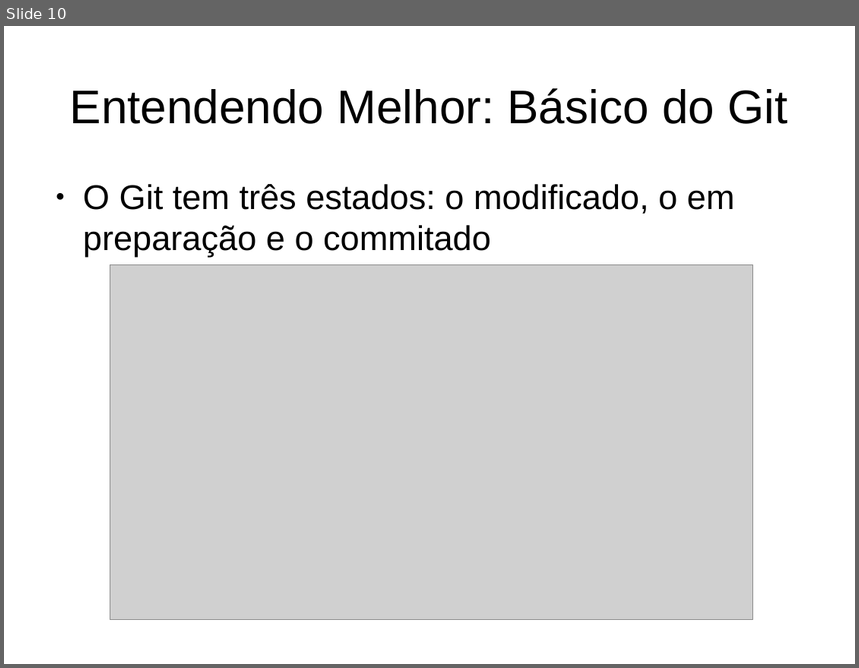
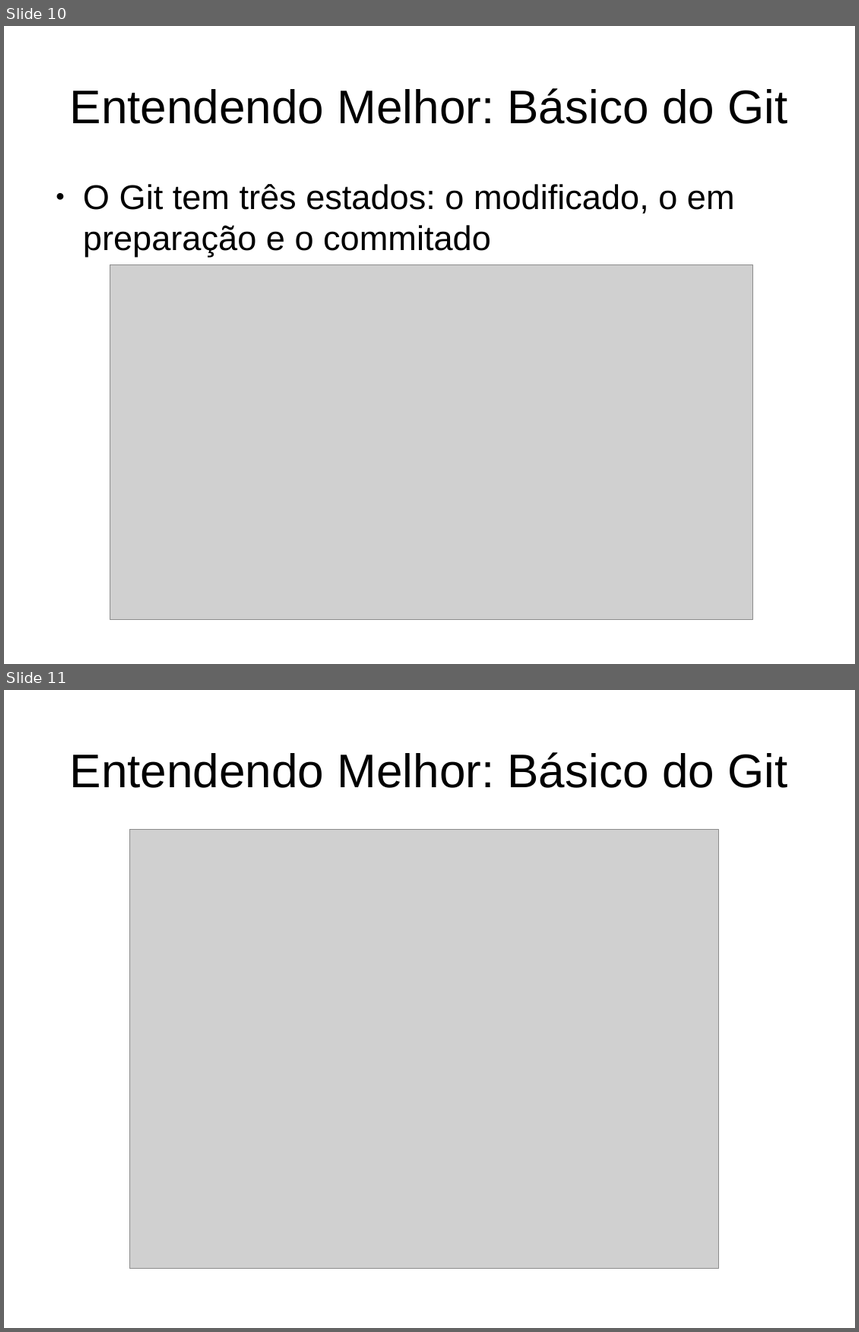
Before and after one commit to LucasElArruda/treinamento_git, a slide deck: capacita_git.odp. Shown one above the other, each under a label of ours: slide 10 before the commit, slides 10 and 11 after it. The pictures are 859x668 and 859x1332 pixels, drawn with LibreOffice and Linux fonts; fonts in the diff are those of the drawing; grey boxes stand for pictures. Boxes give left, top, right and bottom in pixels: in the first picture for what was removed or moved away, otherwise in the second. Text is boxed around its words. In the diff, an @@ line names an element or a change of style, - is before the commit and + after.

Commit message:
Comandos básicos adicionados

```diff
--- a/capacita_git.odp
+++ b/capacita_git.odp
@@ slide 11 added at <box>4,690,855,1328</box>, background #FFFFFF @@
@@ title added at <box>70,752,788,788</box>, 44 pt, text #000000 @@
+Entendendo Melhor: Básico do Git
@@ picture added at <box>130,830,719,1269</box> @@
```
Also in this commit, not shown: 4 other slides added.
